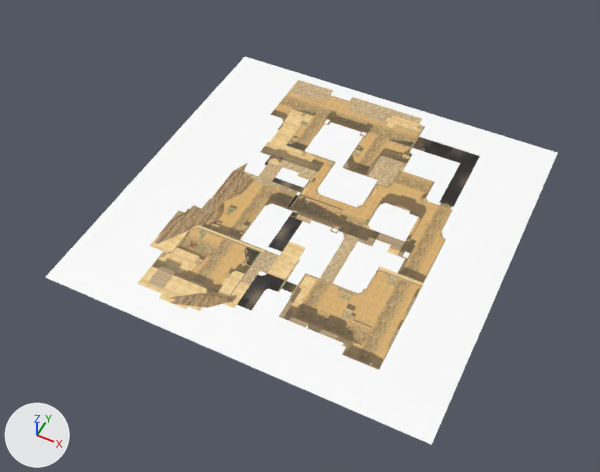
An edit to the glTF model SupportRateGame/resources/maps/dust3/dust3.glb, drawn before and after from the same camera.
One viewpoint serves both versions: a 50 mm camera at (62.7, -136.6, 158.0) aimed at (-0.9, -9.2, -1.1). Every picture has the same lights, and +X, +Y and +Z are marked at lower left. Where no turn or scale is listed for an object, it has been applied to the vertices.

The older version as bpy lines, for what is in view:
```python
me_floor = bpy.data.meshes.new('Floor')
me_floor.from_pydata(...)  # 4 vertices, 2 faces; spans x -50.0..50.0, y -50.0..50.0, z 0.0
me_floor.materials.append(mat_overviewmaterial)  # picture img_overview
ob_floor = bpy.data.objects.new('Floor', me_floor)
ob_floor.location = (0.0, 0.0, 0.0)
```
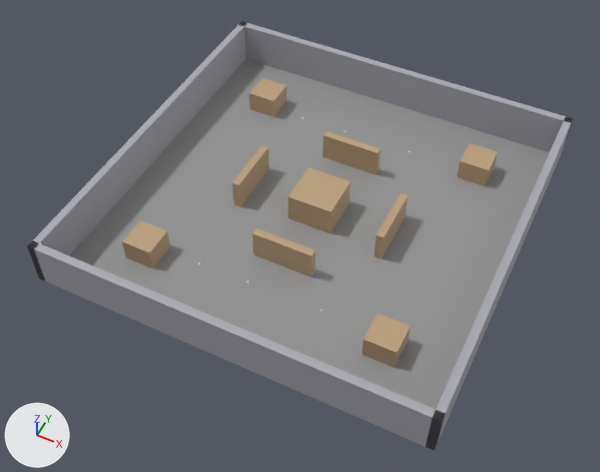
The newer file is also rescaled (x0.25) as a whole; pictures and numbers use the older file's frame.

Location of each change, (x1, y1, x2, y2) in pixels of the pictures (600 x 472 px):
'Floor', recoloured
    both: (46, 57, 558, 445)
'OuterWallSouth', added
    after: (27, 241, 445, 449)
'OuterWallNorth', added
    after: (239, 21, 573, 154)
'OuterWallWest', added
    after: (28, 25, 246, 281)
'OuterWallEast', added
    after: (425, 121, 572, 450)
'CenterBox', added (beige)
    after: (288, 167, 351, 233)
'CornerBox3', added (beige)
    after: (362, 313, 410, 368)
'Wall4', added
    after: (252, 228, 315, 277)
'Wall3', added
    after: (323, 131, 381, 175)
'CornerBox4', added (beige)
    after: (122, 220, 170, 269)
'CornerBox1', added (beige)
    after: (457, 143, 498, 186)
'Wall2', added
    after: (232, 146, 269, 207)
'CornerBox2', added (beige)
    after: (249, 78, 287, 117)
'Wall1', added (beige)
    after: (374, 193, 408, 259)

Diff of the bpy script that builds the scene:
```diff
--- a/SupportRateGame/resources/maps/dust3/dust3.glb.py
+++ b/SupportRateGame/resources/maps/dust3/dust3.glb.py
@@ me_floor @@
 me_floor.from_pydata(...)  # 4 vertices, 2 faces; spans x -50.0..50.0, y -50.0..50.0, z 0.0
-me_floor.materials.append(mat_overviewmaterial)  # picture img_overview
+me_floor.materials.append(mat_floormaterial)  # grey #959595
@@ ob_outerwallwest @@
+ob_outerwallwest = bpy.data.objects.new('OuterWallWest', me_cube_019)  # a box spanning x -1.0..1.0, y -51.0..51.0, z -6.0..6.0; in mat_outerwallmaterial (grey #aaaab3)
+ob_outerwallwest.location = (-50.0, 0.0, 6.0)
@@ ob_outerwalleast @@
+ob_outerwalleast = bpy.data.objects.new('OuterWallEast', me_cube_019.copy())
+ob_outerwalleast.location = (50.0, 0.0, 6.0)
@@ ob_outerwallsouth @@
+ob_outerwallsouth = bpy.data.objects.new('OuterWallSouth', me_cube_017)  # a box spanning x -51.0..51.0, y -1.0..1.0, z -6.0..6.0; in mat_outerwallmaterial (grey #aaaab3)
+ob_outerwallsouth.location = (0.0, -50.0, 6.0)
@@ ob_outerwallnorth @@
+ob_outerwallnorth = bpy.data.objects.new('OuterWallNorth', me_cube_017.copy())
+ob_outerwallnorth.location = (0.0, 50.0, 6.0)
@@ ob_wall4 @@
+ob_wall4 = bpy.data.objects.new('Wall4', me_cube_009)  # a box spanning x -8.0..8.0, y -1.0..1.0, z -4.0..4.0; in mat_obstaclematerial (beige #bca07c)
+ob_wall4.location = (0.0, -20.0, 4.0)
@@ ob_wall3 @@
+ob_wall3 = bpy.data.objects.new('Wall3', me_cube_009.copy())
+ob_wall3.location = (0.0, 20.0, 4.0)
@@ ob_wall2 @@
+ob_wall2 = bpy.data.objects.new('Wall2', me_cube_007)  # a box spanning x -1.0..1.0, y -8.0..8.0, z -4.0..4.0; in mat_obstaclematerial (beige #bca07c)
+ob_wall2.location = (-20.0, 0.0, 4.0)
@@ ob_wall1 @@
+ob_wall1 = bpy.data.objects.new('Wall1', me_cube_007.copy())
+ob_wall1.location = (20.0, 0.0, 4.0)
@@ ob_cornerbox4 @@
+ob_cornerbox4 = bpy.data.objects.new('CornerBox4', me_cube_005)  # a box spanning x -4.0..4.0, y -4.0..4.0, z -3.0..3.0; in mat_obstaclematerial (beige #bca07c)
+ob_cornerbox4.location = (-32.0, -32.0, 3.0)
@@ ob_cornerbox3 @@
+ob_cornerbox3 = bpy.data.objects.new('CornerBox3', me_cube_005.copy())
+ob_cornerbox3.location = (32.0, -32.0, 3.0)
@@ ob_cornerbox2 @@
+ob_cornerbox2 = bpy.data.objects.new('CornerBox2', me_cube_005.copy())
+ob_cornerbox2.location = (-32.0, 32.0, 3.0)
@@ ob_cornerbox1 @@
+ob_cornerbox1 = bpy.data.objects.new('CornerBox1', me_cube_005.copy())
+ob_cornerbox1.location = (32.0, 32.0, 3.0)
@@ ob_centerbox @@
+ob_centerbox = bpy.data.objects.new('CenterBox', me_cube_001)  # a box spanning x -6.0..6.0, y -6.0..6.0, z -4.0..4.0; in mat_obstaclematerial (beige #bca07c)
+ob_centerbox.location = (0.0, 0.0, 4.0)
```
